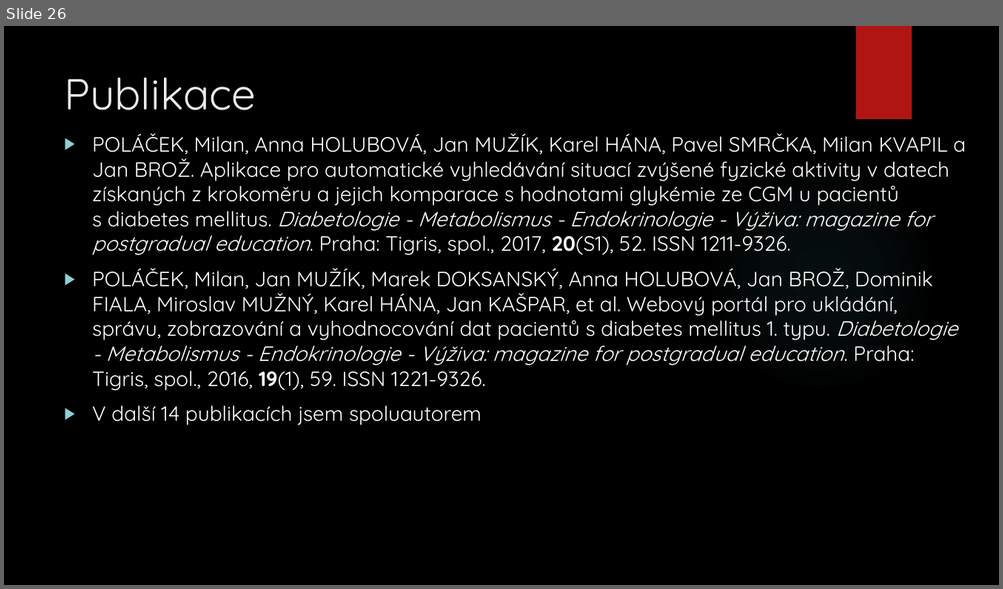
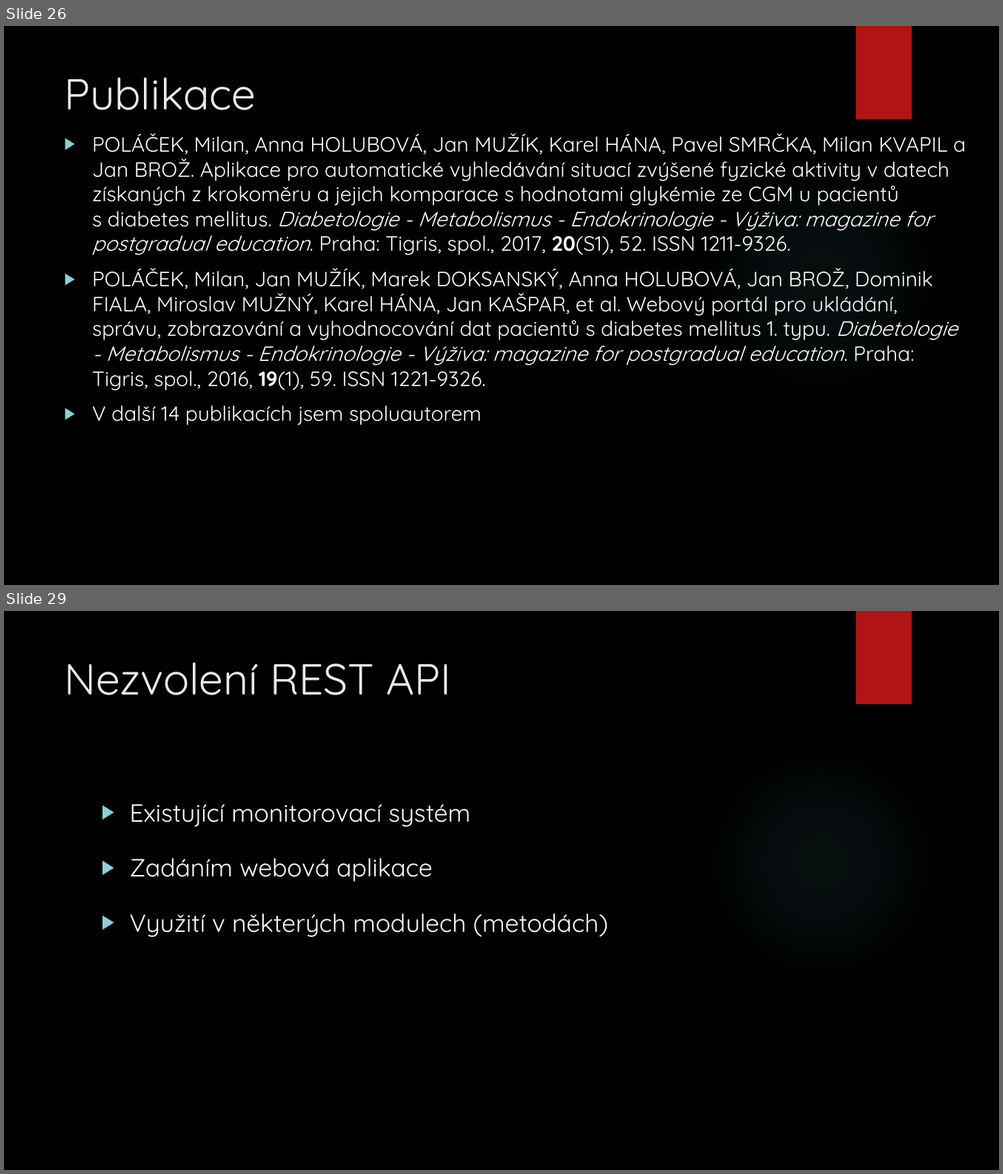
Before and after one commit to MrMilan/Diplomka, a slide deck: prezentace diplomka/DP_Diani.pptx. Shown one above the other, each under a label of ours: slide 26 before the commit, slides 26 and 29 after it; the slides between them are not shown. The pictures are 1003x589 and 1003x1174 pixels, drawn with LibreOffice and Linux fonts; fonts in the diff are those of the drawing; background and template pictures are left out. Boxes give left, top, right and bottom in pixels: in the first picture for what was removed or moved away, otherwise in the second. Text is boxed around its words. In the diff, an @@ line names an element or a change of style, - is before the commit and + after.

```diff
--- a/prezentace diplomka/DP_Diani.pptx
+++ b/prezentace diplomka/DP_Diani.pptx
@@ slide 29 added at [4, 611, 999, 1170], background picture (left out); not listed: 2 template elements that a slide beside it also shows @@
@@ title added at [64, 662, 451, 695], 42 pt, text #EBEBEB @@
+Nezvolení REST API
@@ text added at [130, 804, 608, 937], 24 pt, text #FFFFFF @@
+▶ Existující monitorovací systém
+▶ Zadáním webová aplikace
+▶ Využití v některých modulech (metodách)
```
Also in this commit, not shown: 6 slides changed, 2 other slides added, 1 other file.
